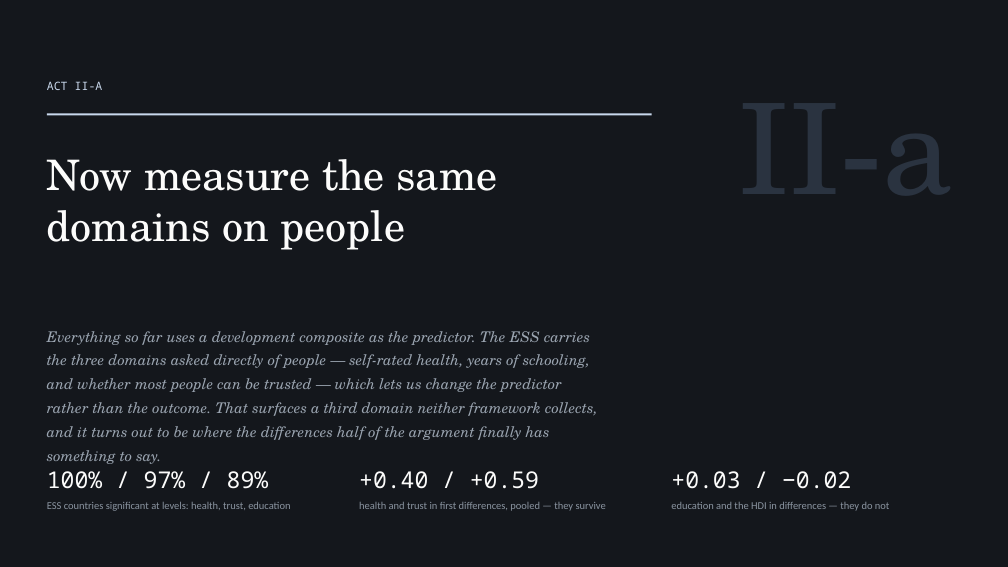
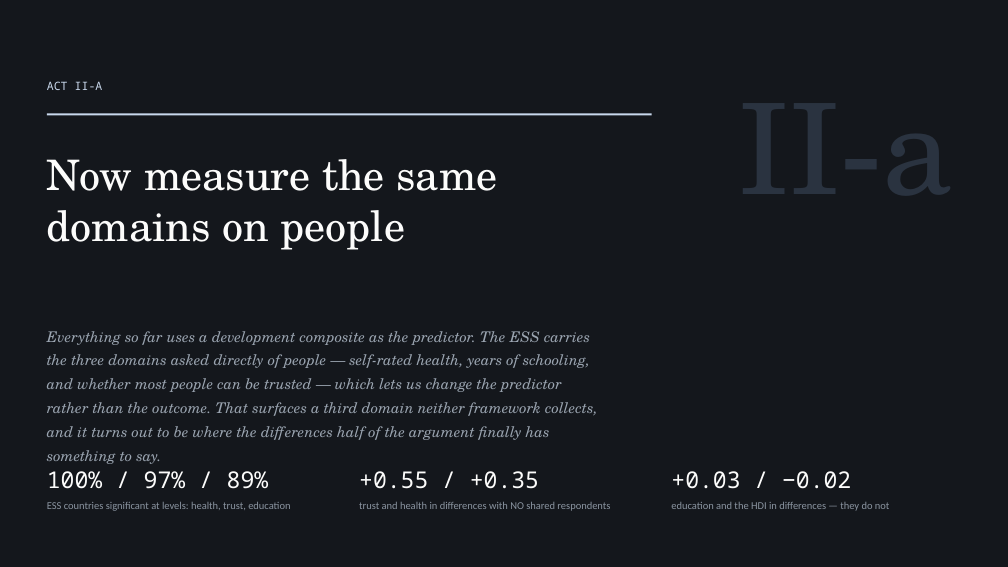
Before and after one commit to cwejnert/HDI-Happiness, a slide deck: slide 13 of deck/Measured_Where_It_Varies.pptx. Drawn at 1008x567 pixels with LibreOffice and Linux fonts; fonts in the diff are those of the drawing. Boxes give left, top, right and bottom in pixels: in the first picture for what was removed or moved away, otherwise in the second. Text is boxed around its words. In the diff, an @@ line names an element or a change of style, - is before the commit and + after.

```diff
--- a/deck/Measured_Where_It_Varies.pptx
+++ b/deck/Measured_Where_It_Varies.pptx
@@ text at (359,471,610,511): text changed @@
-+0.40 / +0.59
-health and trust in first differences, pooled — they survive
++0.55 / +0.35
+trust and health in differences with NO shared respondents
```
Also in this commit, not shown: 4 other slides changed, 3 other files.
